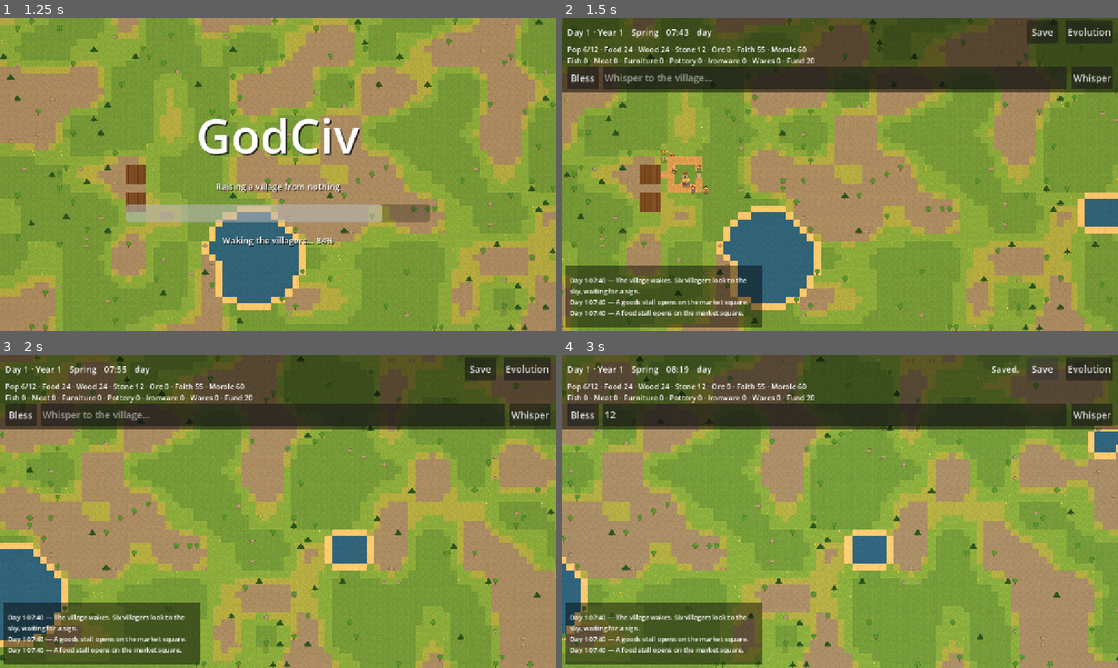
Above: before the commit, frames 1-4 (two rows, left to right).
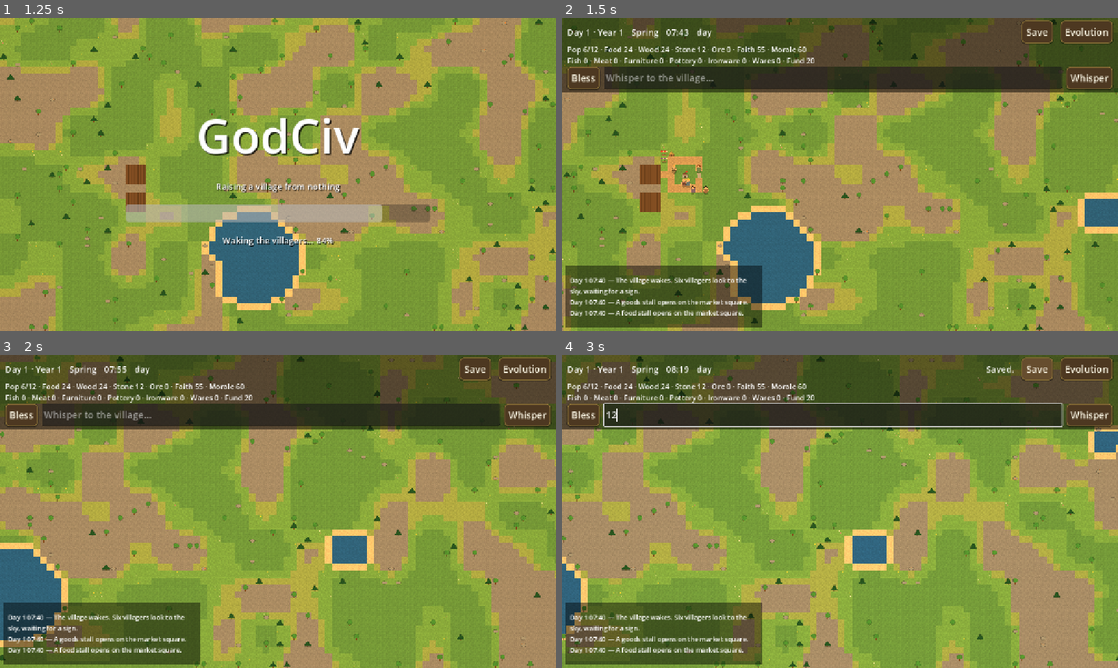
Above: after the commit, the same moments.

Repository: japage1928/godciv
Game: Godot game, scene res://scenes/main.tscn
The game is run twice, just before and just after one commit, with the same random seed, the same clock (stepped at 60 frames per second) and the same inputs.
Inputs (mouse positions are in pixels of both pictures, inside the frame that each line leads up to):
- Up to frame 1 (1.25 s): click "New Game" at 0.5 s
- Up to frame 2 (1.5 s): move the mouse to (962, 158) at 1.27 s; hold D from 1.28 s (still down); click (962, 158) at 1.42 s
- Up to frame 3 (2 s): keep holding D
- Up to frame 4 (3 s): release D at 2 s; click (834, 414) at 2.02 s; type "12" at 2.1 s; click "Save" at 2.75 s

Frame 1 is identical in both runs. In frame 2, 2.4% of the frame differs, in the area x 1-99%, y 0-24%; in frame 3, 2.4%; in frame 4, 2.8%.

Commit message:
GodCiv designed UI pass 1: shared theme (moss/gold palette, styled panels, chips, buttons) + phone buttons routed through it

Diff:
--- /dev/null
+++ b/godot/scripts/ui/godciv_theme.gd
@@ -0,0 +1,223 @@
+class_name GodCivTheme
+extends RefCounted
+
+# Shared visual language for every UI surface, designed-UI pass
+# (John, Nov 5, 2026): the mobile pass made things big enough to
+# tap, but they still read as plain engine text on a translucent
+# strip. Everything now shares one look — dark moss-green panels
+# with a gold border (the sun and the dirt path from the animated
+# backdrop), warm parchment text, gold for the important numbers,
+# real buttons with normal/hover/pressed states. All helpers take
+# an explicit `phone` bool (callers read it from
+# GodCivPhoneUI.is_portrait) so the theme itself never depends
+# on the sizing helper and there is no circular reference.
+#
+# No unicode symbols the default font may lack: no check marks,
+# arrows, or fancy glyphs in styled text — colour, panels, and
+# plain ASCII do the work. The one exception is "·" (middle dot),
+# already used in HUD text since Phase 2 and verified rendering.
+
+# --- Palette (fits the backdrop: blue sky, green hills, gold sun) ---
+const PANEL_BG := Color(0.09, 0.12, 0.08, 0.93)
+const PANEL_BG_SOLID := Color(0.09, 0.12, 0.08, 1.0)
+const PANEL_BG_SOFT := Color(0.14, 0.18, 0.11, 0.90)
+const CHIP_BG := Color(0.0, 0.0, 0.0, 0.38)
+const BORDER_GOLD := Color(0.85, 0.68, 0.32)
+const BORDER_GOLD_DIM := Color(0.55, 0.45, 0.22)
+const GOLD := Color(0.95, 0.78, 0.38)
+const GOLD_DEEP := Color(0.78, 0.58, 0.18)
+const TEXT_MAIN := Color(0.97, 0.95, 0.88)
+const TEXT_DIM := Color(0.72, 0.68, 0.55)
+const TEXT_DARK := Color(0.14, 0.09, 0.03)
+const BTN_PRIMARY_BG := Color(0.83, 0.63, 0.20)
+const BTN_PRIMARY_HOVER := Color(0.92, 0.72, 0.28)
+const BTN_PRIMARY_PRESSED := Color(0.66, 0.48, 0.14)
+const BTN_SECONDARY_BG := Color(0.30, 0.22, 0.13)
+const BTN_SECONDARY_HOVER := Color(0.40, 0.30, 0.18)
+const BTN_SECONDARY_PRESSED := Color(0.22, 0.16, 0.09)
+const BTN_CLOSE_BG := Color(0.52, 0.18, 0.12)
+const BTN_CLOSE_HOVER := Color(0.65, 0.24, 0.16)
+const BTN_CLOSE_PRESSED := Color(0.40, 0.13, 0.09)
+const BTN_DISABLED_BG := Color(0.25, 0.25, 0.23)
+const BAR_BG := Color(0.0, 0.0, 0.0, 0.55)
+const SHADOW := Color(0, 0, 0, 0.45)
+const TEXT_SHADOW := Color(0, 0, 0, 0.65)
+
+
+static func radius(phone: bool) -> int:
+	return 20 if phone else 9
+
+
+static func border_width(phone: bool) -> int:
+	return 4 if phone else 2
+
+
+static func _flat(bg: Color, border: Color, bw: int, r: int) -> StyleBoxFlat:
+	var s := StyleBoxFlat.new()
+	s.bg_color = bg
+	s.border_color = border
+	s.set_border_width_all(bw)
+	s.set_corner_radius_all(r)
+	return s
+
+
+# Main panel: dark moss, gold border, soft drop shadow.
+# round_top=false leaves the top edge square (top HUD bar).
+static func panel_style(phone: bool, bg: Color = PANEL_BG, round_top: bool = true) -> StyleBoxFlat:
+	var s := _flat(bg, BORDER_GOLD, border_width(phone), radius(phone))
+	if not round_top:
+		s.corner_radius_top_left = 0
+		s.corner_radius_top_right = 0
+	s.content_margin_left = 24.0 if phone else 14.0
+	s.content_margin_right = 24.0 if phone else 14.0
+	s.content_margin_top = 16.0 if phone else 10.0
+	s.content_margin_bottom = 16.0 if phone else 10.0
+	s.shadow_color = SHADOW
+	s.shadow_size = 6 if phone else 3
+	s.shadow_offset = Vector2(0, 3) if phone else Vector2(0, 2)
+	return s
+
+
+# Small stat pill: dark translucent, thin gold border, big radius.
+static func chip_style(phone: bool) -> StyleBoxFlat:
+	var s := _flat(CHIP_BG, BORDER_GOLD_DIM, border_width(phone), 40 if phone else 18)
+	s.content_margin_left = 16.0 if phone else 9.0
+	s.content_margin_right = 16.0 if phone else 9.0
+	s.content_margin_top = 6.0 if phone else 3.0
+	s.content_margin_bottom = 6.0 if phone else 3.0
+	return s
+
+
+# A stat chip: dim small-caps label + bright value, in a pill.
+# Returns {"panel": PanelContainer, "value": Label}.
+static func make_chip(parent: Control, label_text: String, phone: bool, label_size: int, value_size: int) -> Dictionary:
+	var panel := PanelContainer.new()
+	panel.add_theme_stylebox_override("panel", chip_style(phone))
+	var row := HBoxContainer.new()
+	row.add_theme_constant_override("separation", 10 if phone else 6)
+	panel.add_child(row)
+	var lab := Label.new()
+	lab.text = label_text
+	lab.add_theme_font_size_override("font_size", label_size)
+	lab.add_theme_color_override("font_color", TEXT_DIM)
+	lab.add_theme_color_override("font_shadow_color", TEXT_SHADOW)
+	lab.add_theme_constant_override("shadow_offset_x", 2 if phone else 1)
+	lab.add_theme_constant_override("shadow_offset_y", 2 if phone else 1)
+	row.add_child(lab)
+	var val := Label.new()
+	val.text = "—"
+	val.add_theme_font_size_override("font_size", value_size)
+	val.add_theme_color_override("font_color", TEXT_MAIN)
+	val.add_theme_color_override("font_shadow_color", TEXT_SHADOW)
+	val.add_theme_constant_override("shadow_offset_x", 2 if phone else 1)
+	val.add_theme_constant_override("shadow_offset_y", 2 if phone else 1)
+	row.add_child(val)
+	parent.add_child(panel)
+	return {"panel": panel, "value": val}
+
+
+# --- Buttons ---
+# kind: "primary" (gold — Evolution, Bless, New Game, Continue),
+# "secondary" (dark wood — Save, Whisper, How to Play, Got it),
+# "close" (dark red — the X).
+static func _button_box(phone: bool, kind: String, state: String) -> StyleBoxFlat:
+	var bg: Color
+	var border: Color = BORDER_GOLD
+	match kind:
+		"primary":
+			match state:
+				"hover":
+					bg = BTN_PRIMARY_HOVER
+				"pressed":
+					bg = BTN_PRIMARY_PRESSED
+				"disabled":
+					bg = BTN_DISABLED_BG
+				_:
+					bg = BTN_PRIMARY_BG
+			border = GOLD_DEEP
+		"close":
+			match state:
+				"hover":
+					bg = BTN_CLOSE_HOVER
+				"pressed":
+					bg = BTN_CLOSE_PRESSED
+				"disabled":
+					bg = BTN_DISABLED_BG
+				_:
+					bg = BTN_CLOSE_BG
+			border = Color(0.85, 0.45, 0.35)
+		_:
+			match state:
+				"hover":
+					bg = BTN_SECONDARY_HOVER
+				"pressed":
+					bg = BTN_SECONDARY_PRESSED
+				"disabled":
+					bg = BTN_DISABLED_BG
+				_:
+					bg = BTN_SECONDARY_BG
+			border = BORDER_GOLD_DIM
+	var s := _flat(bg, border, border_width(phone), radius(phone))
+	s.content_margin_left = 18.0 if phone else 10.0
+	s.content_margin_right = 18.0 if phone else 10.0
+	s.content_margin_top = 10.0 if phone else 6.0
+	s.content_margin_bottom = 10.0 if phone else 6.0
+	s.shadow_color = SHADOW
+	s.shadow_size = 5 if phone else 2
+	s.shadow_offset = Vector2(0, 2) if phone else Vector2(0, 1)
+	return s
+
+
+static func style_button(b: Button, phone: bool, kind: String = "secondary") -> void:
+	b.add_theme_stylebox_override("normal", _button_box(phone, kind, "normal"))
+	b.add_theme_stylebox_override("hover", _button_box(phone, kind, "hover"))
+	b.add_theme_stylebox_override("pressed", _button_box(phone, kind, "pressed"))
+	b.add_theme_stylebox_override("disabled", _button_box(phone, kind, "disabled"))
+	b.add_theme_stylebox_override("focus", StyleBoxEmpty.new())
+	var font_col: Color = TEXT_DARK if kind == "primary" else TEXT_MAIN
+	b.add_theme_color_override("font_color", font_col)
+	b.add_theme_color_override("font_hover_color", font_col)
+	b.add_theme_color_override("font_pressed_color", font_col)
+	b.add_theme_color_override("font_disabled_color", TEXT_DIM)
+	b.add_theme_color_override("font_shadow_color", Color(0, 0, 0, 0.0))
+	b.focus_mode = Control.FOCUS_NONE
+
+
+# --- Labels ---
+static func style_label(l: Label, font_size: int, color: Color, phone: bool) -> void:
+	l.add_theme_font_size_override("font_size", font_size)
+	l.add_theme_color_override("font_color", color)
+	l.add_theme_color_override("font_shadow_color", TEXT_SHADOW)
+	l.add_theme_constant_override("shadow_offset_x", 2 if phone else 1)
+	l.add_theme_constant_override("shadow_offset_y", 2 if phone else 1)
+
+
+# Gold section header inside a panel ("NOW", "DISCOVERIES", ...).
+static func section_header(parent: Control, text: String, phone: bool, font_size: int) -> Label:
+	var l := Label.new()
+	l.text = text
+	style_label(l, font_size, GOLD, phone)
+	parent.add_child(l)
+	return l
+
+
+# --- LineEdit (Whisper field) ---
+static func style_line_edit(e: LineEdit, phone: bool, font_size: int) -> void:
+	var bg := _flat(Color(0.0, 0.0, 0.0, 0.5), BORDER_GOLD_DIM, border_width(phone), radius(phone))
+	bg.content_margin_left = 16.0 if phone else 9.0
+	bg.content_margin_right = 16.0 if phone else 9.0
+	bg.content_margin_top = 8.0 if phone else 4.0
+	bg.content_margin_bottom = 8.0 if phone else 4.0
+	e.add_theme_stylebox_override("normal", bg)
+	e.add_theme_stylebox_override("focus", _flat(Color(0.0, 0.0, 0.0, 0.6), BORDER_GOLD, border_width(phone), radius(phone)))
+	e.add_theme_font_size_override("font_size", font_size)
+	e.add_theme_color_override("font_color", TEXT_MAIN)
+	e.add_theme_color_override("font_placeholder_color", TEXT_DIM)
+
+
+# --- ProgressBar (tech progress, loading) ---
+static func style_progress_bar(bar: ProgressBar, phone: bool) -> void:
+	var bg := _flat(BAR_BG, BORDER_GOLD_DIM, border_width(phone), 40 if phone else 18)
+	bar.add_theme_stylebox_override("background", bg)
+	var fill := _flat(GOLD, GOLD_DEEP, 0, 40 if phone else 18)
+	bar.add_theme_stylebox_override("fill", fill)
--- a/godot/scripts/ui/phone_ui.gd
+++ b/godot/scripts/ui/phone_ui.gd
@@ -34,11 +34,12 @@
 		return Vector2(170, 130)
 	return Vector2(72, 52)
 
-static func big_button(vp: Viewport, text: String) -> Button:
+static func big_button(vp: Viewport, text: String, kind: String = "secondary") -> Button:
 	var b := Button.new()
 	b.text = text
 	b.add_theme_font_size_override("font_size", button_font(vp))
 	b.custom_minimum_size = thumb_min(vp)
+	GodCivTheme.style_button(b, is_portrait(vp), kind)
 	return b
 
 # The close button. Plain ASCII "X": the old "✕" glyph rendered
@@ -54,3 +55,4 @@
 	b.tooltip_text = "Close"
 	b.add_theme_font_size_override("font_size", 56 if is_portrait(vp) else 28)
 	b.custom_minimum_size = Vector2(120, 120) if is_portrait(vp) else Vector2(64, 64)
+	GodCivTheme.style_button(b, is_portrait(vp), "close")
